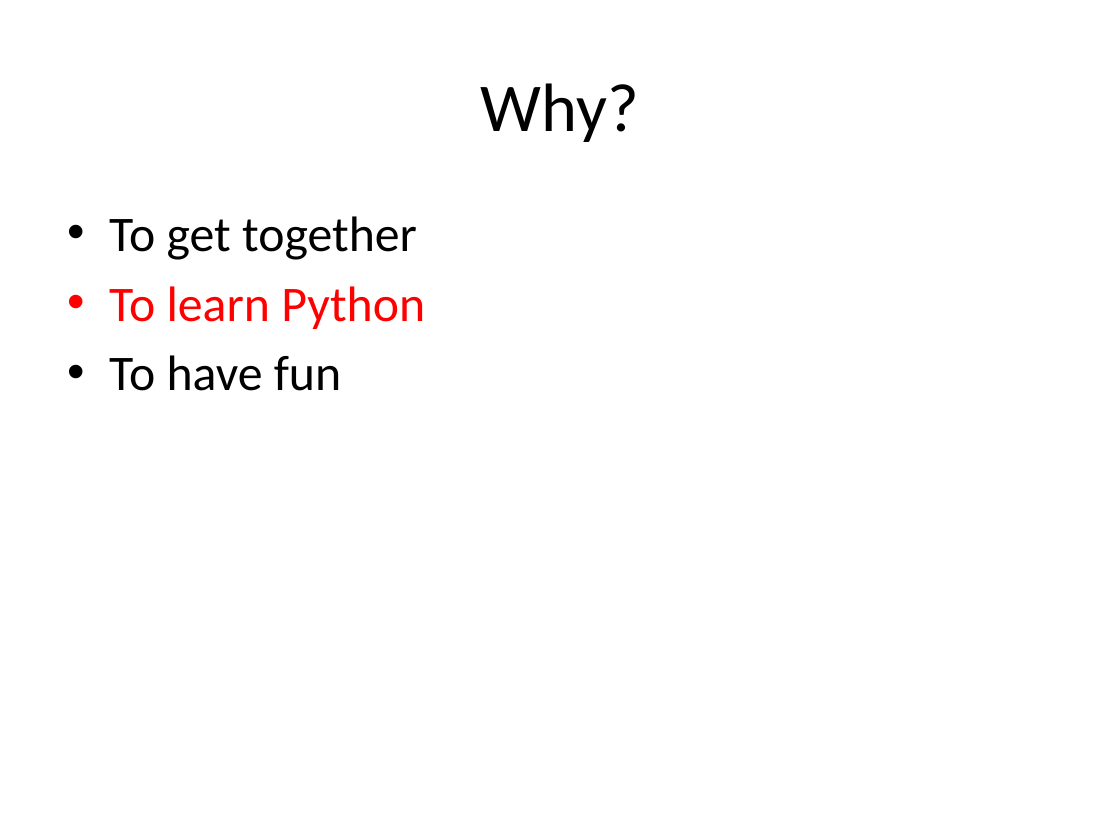
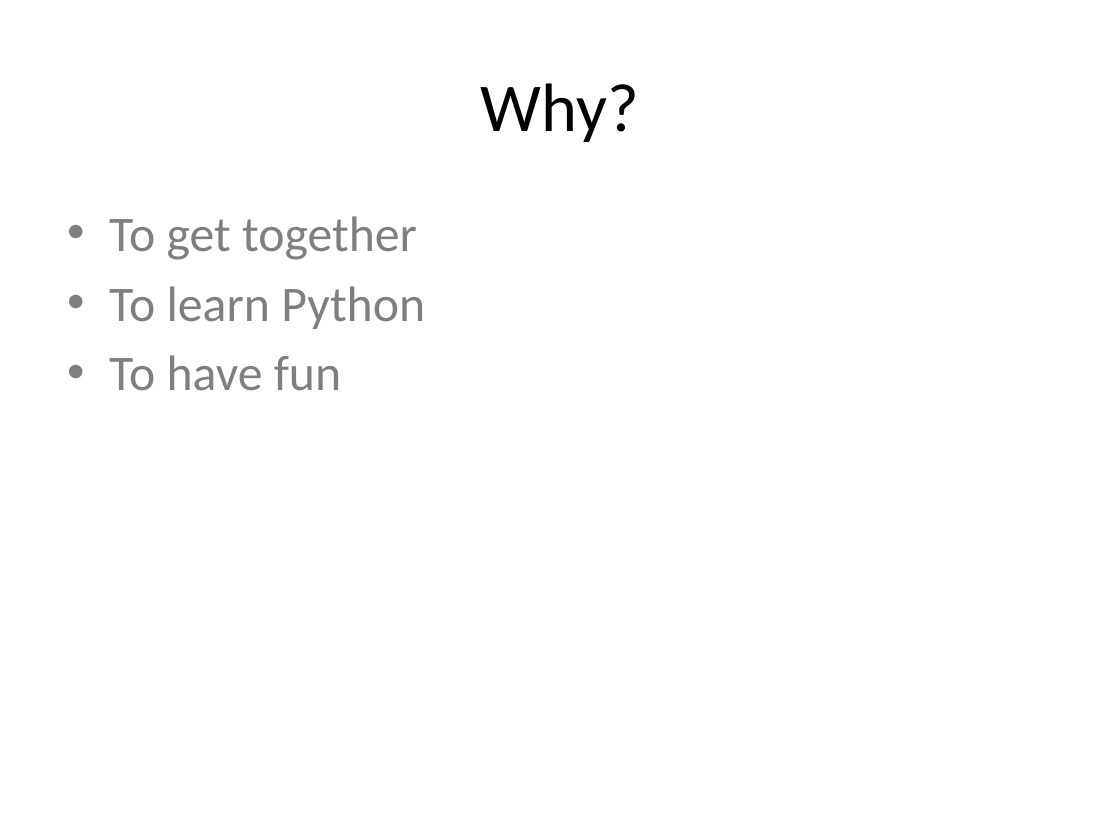
Before and after one commit to DCPython/generic-meetup-slides, a slide deck: slide 3 of DC Python Generic Meetup Slides.pptx. Drawn at 1120x840 pixels with LibreOffice and Linux fonts; fonts in the diff are those of the drawing. Boxes give left, top, right and bottom in pixels: in the first picture for what was removed or moved away, otherwise in the second. Text is boxed around its words. In the diff, an @@ line names an element or a change of style, - is before the commit and + after.

```diff
--- a/DC Python Generic Meetup Slides.pptx
+++ b/DC Python Generic Meetup Slides.pptx
@@ text "To get together" at [109,216,425,391]: text colour #000000 to #7F7F7F in "To get together", "To have fun"; text colour #FF0000 to #7F7F7F in "To learn Python" @@
```
Also in this commit, not shown: 2 other slides changed, 1 slide added, 1 other file.
